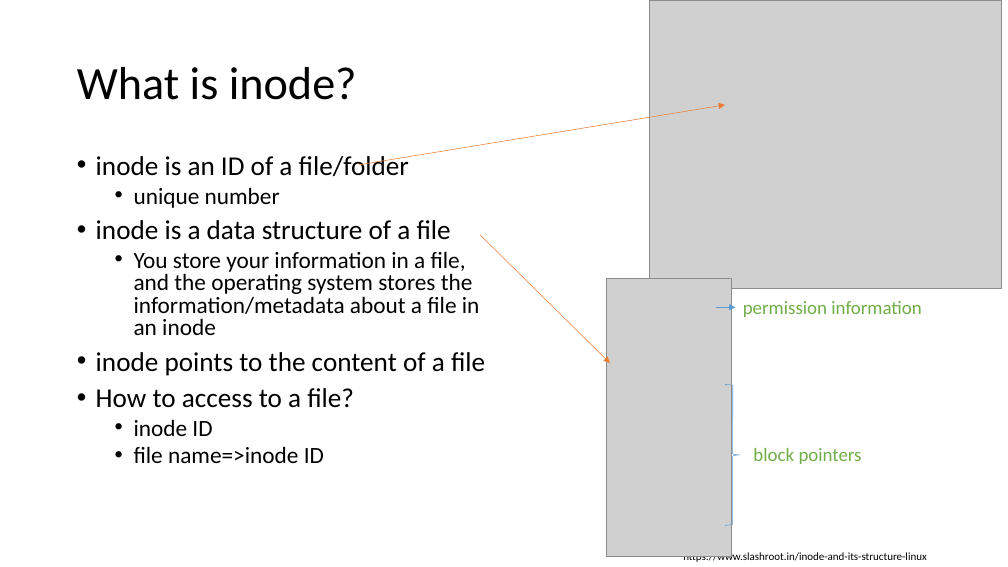
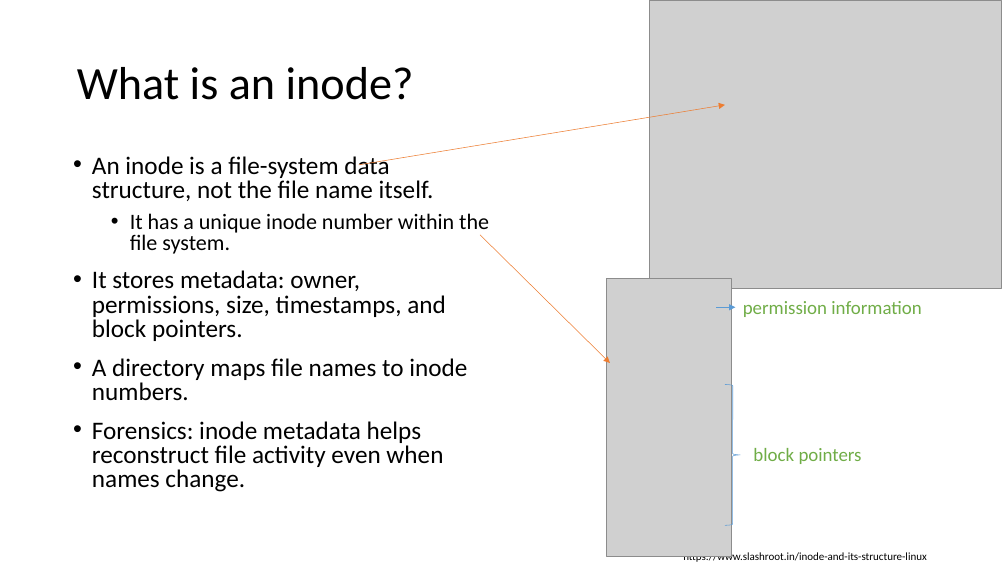
Before and after one commit to frankwxu/Digital-Forensics-Basic-Book, a slide deck: slide 19 of PPTs/Ch4_Linux_for_Digital_Forensics.pptx (slide 17 before the commit). Drawn at 1008x567 pixels with LibreOffice and Linux fonts; fonts in the diff are those of the drawing; grey boxes stand for pictures; background and template pictures are left out. Boxes give left, top, right and bottom in pixels: in the first picture for what was removed or moved away, otherwise in the second. Text is boxed around its words. In the diff, an @@ line names an element or a change of style, - is before the commit and + after.

Commit message:
update Ch3 and Ch4 presentations for Digital Forensics

```diff
--- a/PPTs/Ch4_Linux_for_Digital_Forensics.pptx
+++ b/PPTs/Ch4_Linux_for_Digital_Forensics.pptx
@@ title at [77,67,414,100]: text changed @@
-What is inode?
+What is an inode?
@@ text at [92,156,489,492]: text changed; size 22.2 to 24 pt @@
-• inode is an ID of a file/folder
-  • unique number
-• inode is a data structure of a file
-  • You store your information in a file, and the operating system stores the information/metadata about a file in an inode
-• inode points to the content of a file
-• How to access to a file?
-  • inode ID
-  • file name=>inode ID
+• An inode is a file-system data structure, not the file name itself.
+  • It has a unique inode number within the file system.
+• It stores metadata: owner, permissions, size, timestamps, and block pointers.
+• A directory maps file names to inode numbers.
+• Forensics: inode metadata helps reconstruct file activity even when names change.
```
Also in this commit, not shown: 44 other slides changed, 8 slides added, 6 slides removed, 1 other file.
